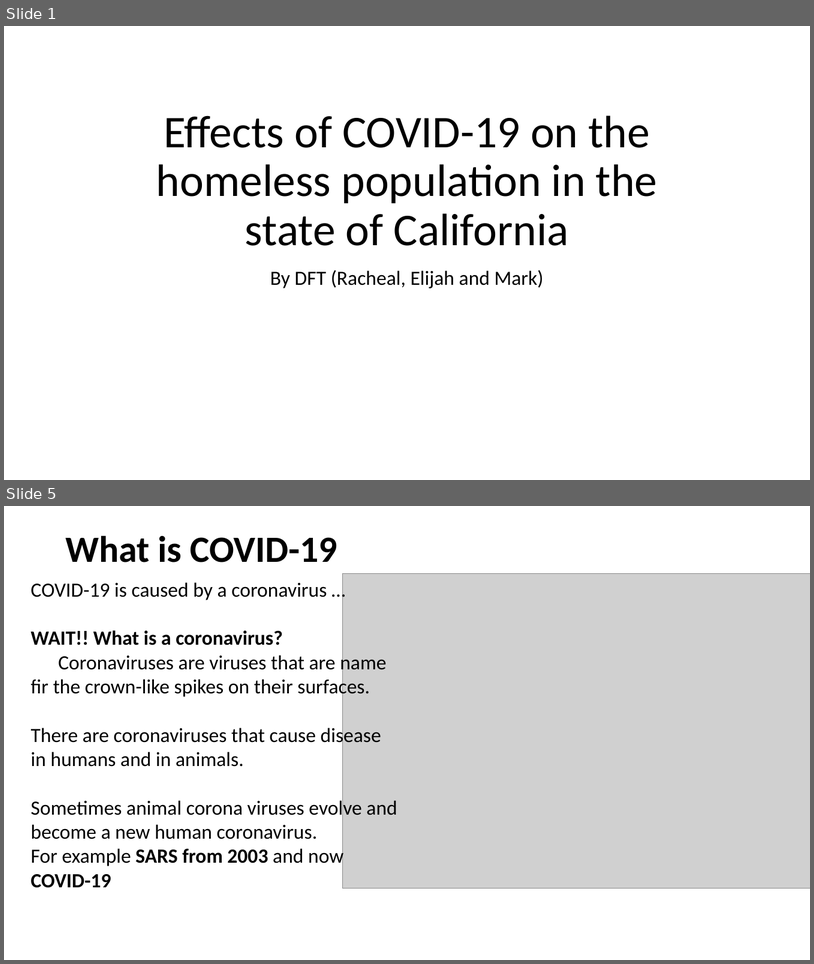
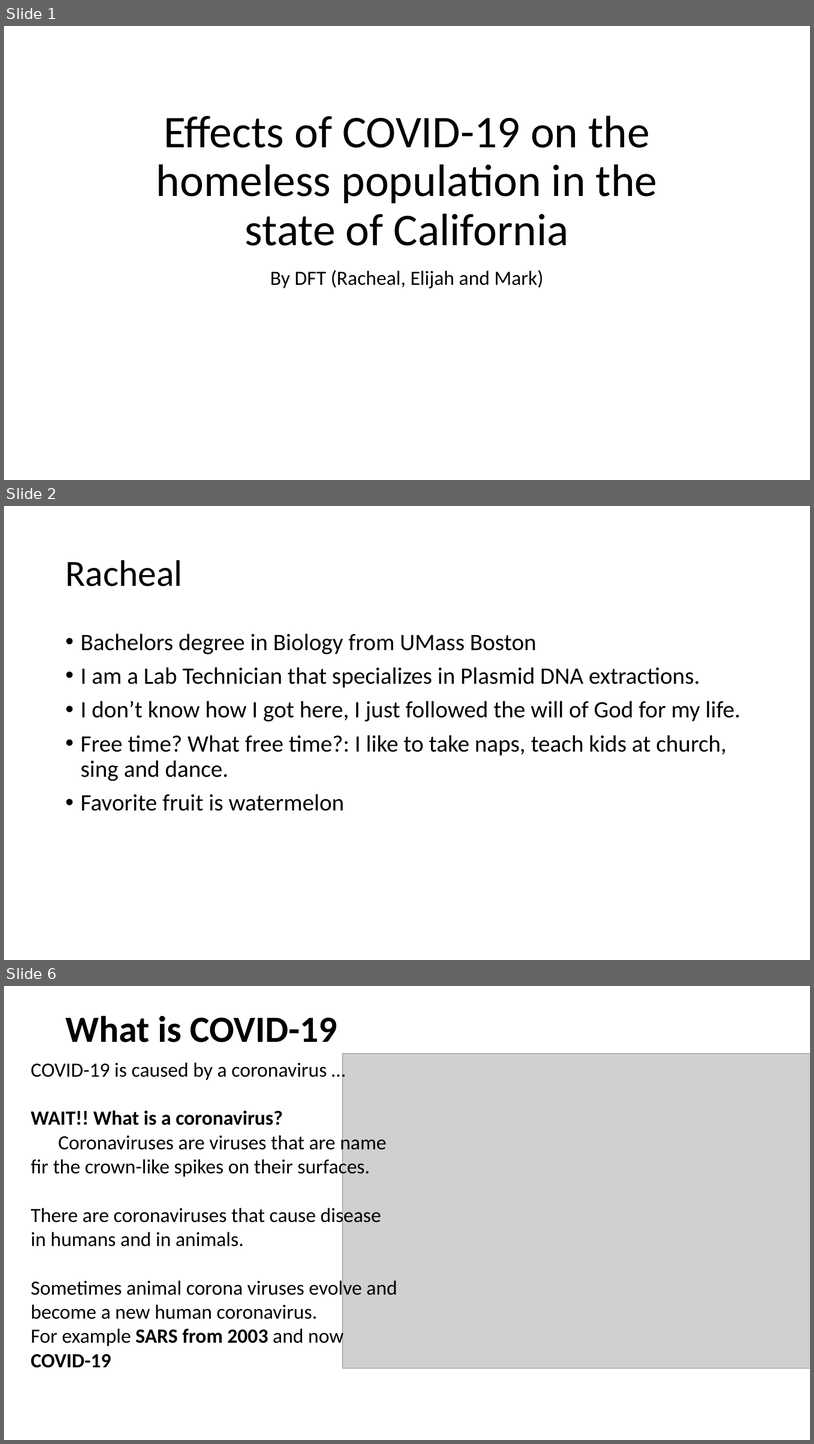
Before and after one commit to engmarkrezk/DFT_FinalProject, a slide deck: RecoverdDFTppt.pptx. Shown one above the other, each under a label of ours: slides 1 and 5 before the commit, slides 1, 2 and 6 after it; the slides between them are not shown. The pictures are 814x964 and 814x1444 pixels, drawn with LibreOffice and Linux fonts; fonts in the diff are those of the drawing; grey boxes stand for pictures. Boxes give left, top, right and bottom in pixels: in the first picture for what was removed or moved away, otherwise in the second. Text is boxed around its words. In the diff, an @@ line names an element or a change of style, - is before the commit and + after.

```diff
--- a/RecoverdDFTppt.pptx
+++ b/RecoverdDFTppt.pptx
@@ slide 2 added at [4,506,810,960], background #FFFFFF @@
@@ title added at [65,560,182,586], 44 pt, text #000000 @@
+Racheal
@@ text added at [81,633,741,811], 28 pt, text #000000 @@
+• Bachelors degree in Biology from UMass Boston
+• I am a Lab Technician that specializes in Plasmid DNA extractions.
+• I don’t know how I got here, I just followed the will of God for my life.
+• Free time? What free time?: I like to take naps, teach kids at church, sing and dance.
+• Favorite fruit is watermelon
@@ what was slide 5 is now slide 6 @@
```
Also in this commit, not shown: 3 slides changed, 7 other slides added, 3 slides removed, 1 other file.
